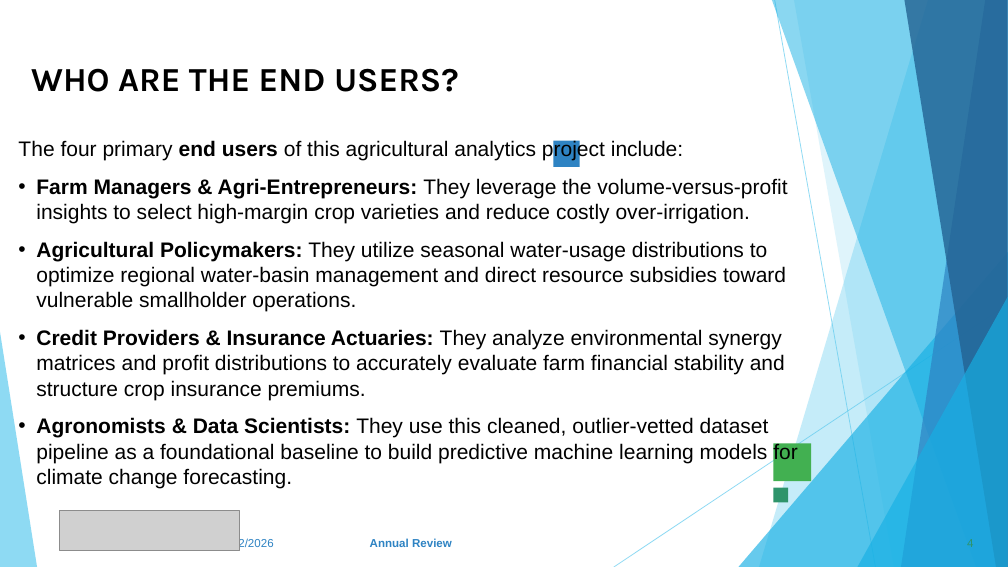
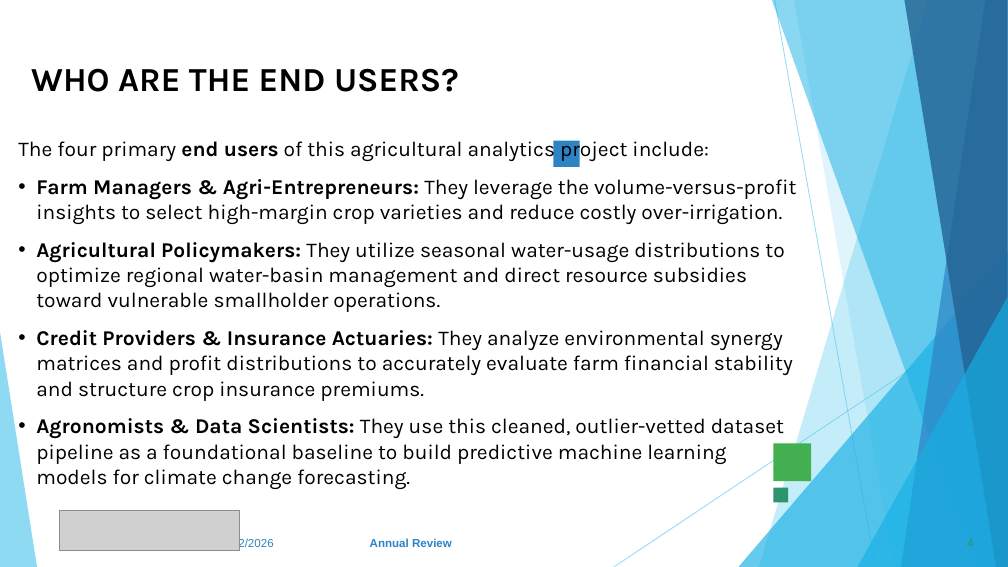
Before and after one commit to DesmondKarakara/Devdipro_Bhaduri-VOIS-AICTE-Major-Project-Seasonal-Agriculture-Performance-Analysis, a slide deck: slide 4 of VOIS_Major_Project_PPT_Submission_Devdipro.ppt. Drawn at 1008x567 pixels with LibreOffice and Linux fonts; fonts in the diff are those of the drawing; grey boxes stand for pictures. Boxes give left, top, right and bottom in pixels: in the first picture for what was removed or moved away, otherwise in the second. Text is boxed around its words. In the diff, an @@ line names an element or a change of style, - is before the commit and + after.

```diff
--- a/VOIS_Major_Project_PPT_Submission_Devdipro.ppt
+++ b/VOIS_Major_Project_PPT_Submission_Devdipro.ppt
@@ text "The four primary end users ..." at [18,140,796,489]: font Arial to Karla @@
```
Also in this commit, not shown: 4 other slides changed.
